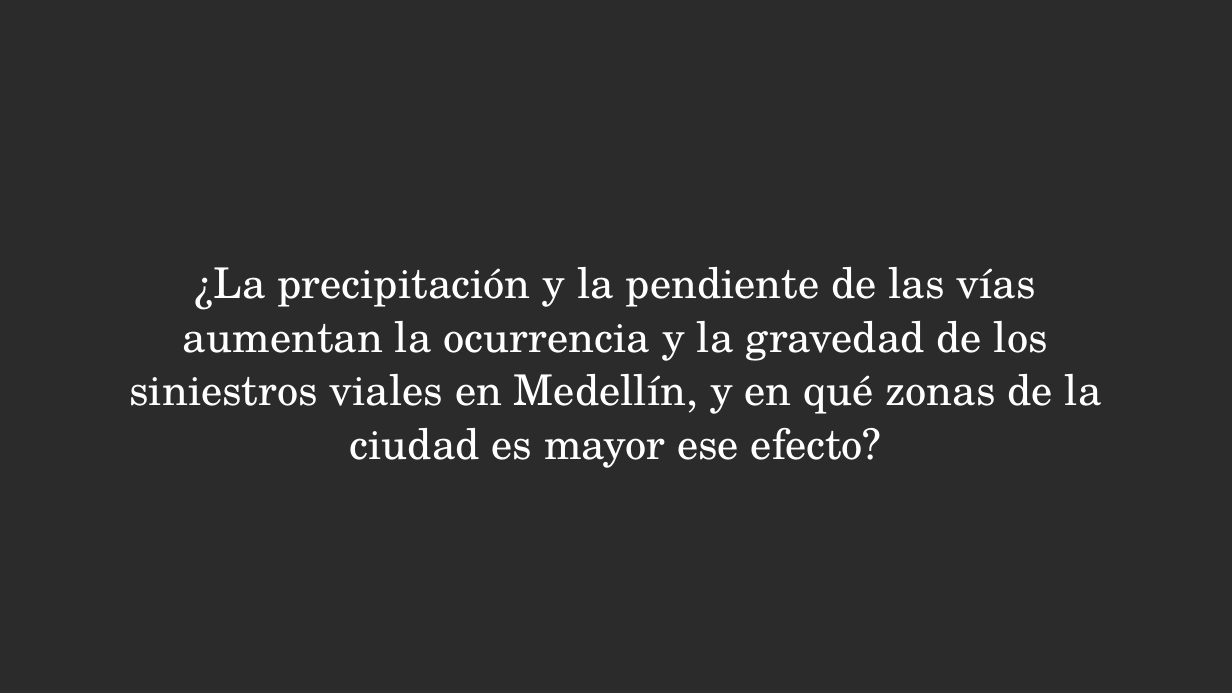
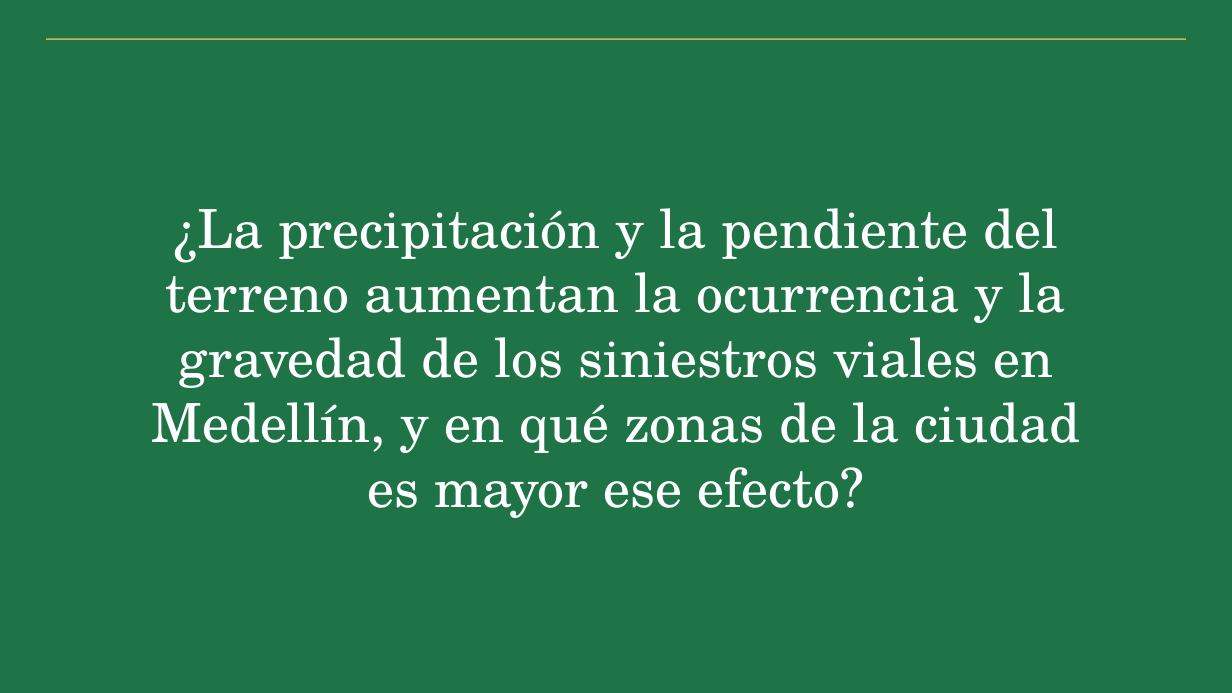
Before and after one commit to JyZ562/Analisis-Geoespacial_recipitacion-siniestralidad-medellin, a slide deck: slide 4 of presentacion/Precipitacion_y_Siniestralidad_Vial_en_Medellin.pptx. Drawn at 1232x693 pixels with LibreOffice and Linux fonts; fonts in the diff are those of the drawing; background and template pictures are left out; a plain dark background stands for a picture behind light text. Boxes give left, top, right and bottom in pixels: in the first picture for what was removed or moved away, otherwise in the second. Text is boxed around its words. In the diff, an @@ line names an element or a change of style, - is before the commit and + after.

```diff
--- a/presentacion/Precipitacion_y_Siniestralidad_Vial_en_Medellin.pptx
+++ b/presentacion/Precipitacion_y_Siniestralidad_Vial_en_Medellin.pptx
@@ background picture (left out) to #1E7347 @@
@@ rectangle added at <box>46,39,1186,40</box>, fill #C9B458 @@
@@ text at <box>151,208,1081,518</box>: text changed; size 44 to 56 pt @@
-¿La precipitación y la pendiente de las vías aumentan la ocurrencia y la gravedad de los siniestros viales en Medellín, y en qué zonas de la ciudad es mayor ese efecto?
+¿La precipitación y la pendiente del terreno aumentan la ocurrencia y la gravedad de los siniestros viales en Medellín, y en qué zonas de la ciudad es mayor ese efecto?
```
Also in this commit, not shown: 1 slide added, 1 slide removed, 1 other file.
